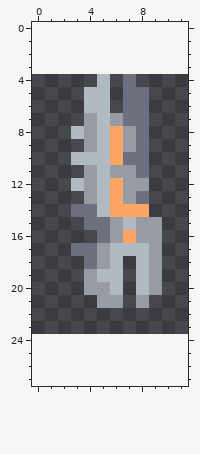
One commit to this pixel-art sprite: core/assets-raw/sprites/weapons/chaos-equip.png. Above is the file before it was changed.
The file is 12x20 pixels. The old version is drawn lined up with the new one, on the new canvas.
The same view after the edit:
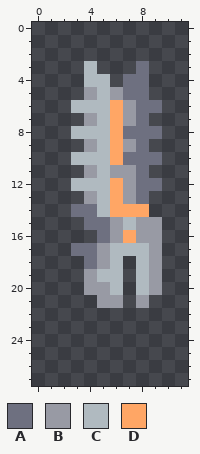
Palette (. is transparent): A #6e7080  B #989aa4  C #b0bac0  D #ffa665
The edit:
canvas 12x20 -> 12x28, the old top-left corner now at 0,4
@@ x 0..11 @@
  2 ............
- 3 ............
- 4 .....C.A....
- 5 ....CC.AA...
- 6 ....CC.AA...
- 7 ....BCBAA...
- 8 ...CBCDBA...
+ 3 ....C...A...
+ 4 ....CC.AA...
+ 5 ....BCBAA...
+ 6 ...CCCDBAA..
+ 7 ....BCDBA...
+ 8 ...CCCDAAA..
  9 ....BCDBA...
-10 ...CCCDAA...
+10 ...CCCDAAA..
 11 ....BCBBA...
-12 ...CBCDBB...
+12 ...CCCDBAA..
 13 ....BCDBA...
Pixel boxes of the changes (left, top, right, bottom) in both pictures:
changed: (71, 61, 162, 191)
